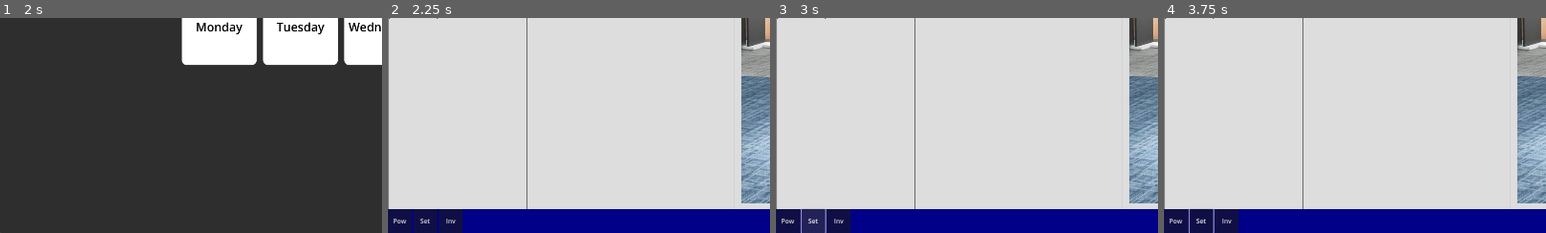
Above: before the commit, frames 1-4 (left to right).
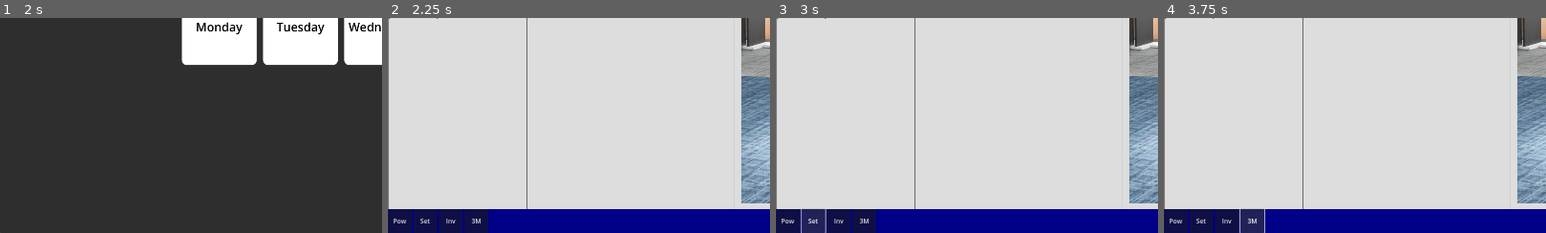
Above: after the commit, the same moments.

Repository: Wong-Kai-Lun/gamified-cybersecurity-awareness-training
Game: Godot game, scene res://main_menu/main_menu.tscn
The game is run twice, just before and just after one commit, with the same random seed, the same clock (stepped at 60 frames per second) and the same inputs.
Inputs (mouse positions are % of the whole screen's width and height, from its top left):
- Up to frame 1 (2 s): click "Settings" at 0.5 s; click "New Game" at 1.25 s
- Up to frame 2 (2.25 s): click "Monday" at 2 s
- Up to frame 3 (3 s): click "Set" at 2.75 s
- Up to frame 4 (3.75 s): click (12, 97) at 3.5 s, where only the run after the commit has a clickable "3M"
The pictures show only the part of the screen within x 0-50%, y 50-100%; the shares and areas given below are measured in that part.

Frame 1 is identical in both runs. In frame 2, 0.7% of the frame differs, in the area x 20-27%, y 88-100%; in frame 3, 0.7%; in frame 4, 0.9%, in the area x 6-27%, y 88-100%.
Error after the commit: Parse Error: Preload file "res://game_scene/programs/settings.tscn" does not exist. (res://game_scene/desktop.gd:3)

Commit message:
Update Desktop Scene

Diff:
--- /dev/null
+++ b/godot/game_scene/desktop.gd
@@ -0,0 +1,17 @@
+extends Control
+
+@onready var settings_scene: PackedScene = preload("res://game_scene/programs/settings.tscn")
+@onready var settings_spawn = $CanvasLayer
+
+# Called when the node enters the scene tree for the first time.
+func _ready() -> void:
+	pass
+
+# Called every frame. 'delta' is the elapsed time since the previous frame.
+func _process(delta: float) -> void:
+	pass
+
+
+func _on_settings_pressed() -> void:
+	var settings = settings_scene.instantiate()
+	settings_spawn.add_child(settings)
--- a/godot/game_scene/desktop.tscn
+++ b/godot/game_scene/desktop.tscn
@@ -1,7 +1,8 @@
-[gd_scene load_steps=5 format=3 uid="uid://d0ag6c742vmi1"]
+[gd_scene load_steps=6 format=3 uid="uid://d0ag6c742vmi1"]
 
 [ext_resource type="Texture2D" uid="uid://cqw41ovssu3t3" path="res://game_scene/desktop_bg.jpg" id="1_nvliw"]
-[ext_resource type="PackedScene" uid="uid://bbgflyqj2urou" path="res://game_scene/email_client.tscn" id="2_6ffpp"]
+[ext_resource type="Script" path="res://game_scene/desktop.gd" id="1_v1sjp"]
+[ext_resource type="PackedScene" uid="uid://bbgflyqj2urou" path="res://game_scene/programs/email_client.tscn" id="2_6ffpp"]
 
 [sub_resource type="StyleBoxTexture" id="StyleBoxTexture_oeun7"]
 texture = ExtResource("1_nvliw")
@@ -16,6 +17,7 @@
 anchor_bottom = 1.0
 grow_horizontal = 2
 grow_vertical = 2
+script = ExtResource("1_v1sjp")
 
 [node name="DesktopBG" type="PanelContainer" parent="."]
 layout_mode = 1
@@ -59,3 +61,12 @@
 custom_minimum_size = Vector2(60, 60)
 layout_mode = 2
 text = "Inv"
+
+[node name="3Mail" type="Button" parent="DesktopBG/Desktop/Taskbar/TaskbarHBC"]
+custom_minimum_size = Vector2(60, 60)
+layout_mode = 2
+text = "3M"
+
+[node name="CanvasLayer" type="CanvasLayer" parent="."]
+
+[connection signal="pressed" from="DesktopBG/Desktop/Taskbar/TaskbarHBC/Settings" to="." method="_on_settings_pressed"]
